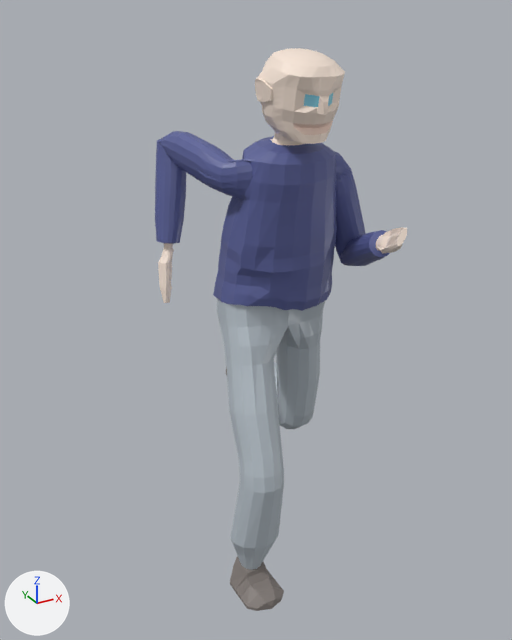
Two versions of the FBX model Assets/Models/Entities/Character_With_Rig_And_Animations.fbx, one commit apart.
Rendered twice from a 50 mm camera at (-1.074, -1.842, 1.789) aimed at (-0.047, 0.026, 0.855). The lights are fixed; the arrows at lower left show +X, +Y and +Z. Both versions are drawn at frame 136 of the action 'CINEMA_4D_Main'; the numbers are the values there.

Objects in the first picture: 'Character'.
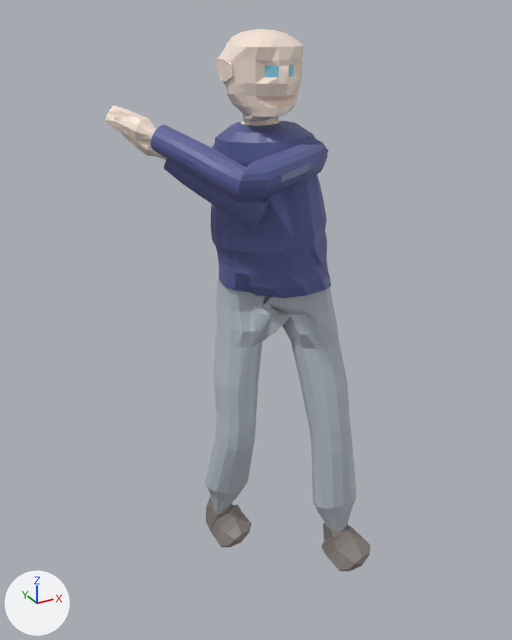
Location of each change, (x1, y1, x2, y2) in pixels of the pictures (512 x 640 px):
'Character', posed: before (155, 48, 407, 611); after (105, 29, 370, 571)
bone 'BD_Spine_01_jnt', root to tip: before (274, 280) to (285, 290); after (271, 268) to (264, 276)
bone 'R_BD_NB_Hip_jnt', root to tip: before (248, 285) to (350, 267); after (246, 266) to (349, 327)
bone 'R_BD_NB_Knee_jnt', root to tip: before (272, 472) to (339, 570); after (244, 429) to (298, 522)
bone 'R_BD_NB_Ankle_jnt', root to tip: before (257, 563) to (260, 558); after (228, 502) to (225, 499)
bone 'R_BD_NB_Ball_jnt', root to tip: before (263, 575) to (264, 549); after (233, 512) to (221, 494)
bone 'L_BD_NB_Hip_jnt', root to tip: before (296, 276) to (406, 381); after (299, 271) to (427, 306)
bone 'L_BD_NB_Knee_jnt', root to tip: before (284, 415) to (277, 491); after (320, 440) to (399, 505)
bone 'L_BD_NB_Ankle_jnt', root to tip: before (237, 353) to (241, 362); after (325, 536) to (323, 533)
bone 'L_BD_NB_Ball_jnt', root to tip: before (234, 358) to (247, 375); after (331, 547) to (321, 529)
bone 'R_BD_NB_Shoulder_jnt', root to tip: before (236, 178) to (309, 114); after (212, 154) to (299, 103)
bone 'R_BD_NB_Forearm_Twist_01_jnt', root to tip: before (170, 143) to (121, 141); after (258, 216) to (227, 258)
bone 'L_BD_NB_Shoulder_jnt', root to tip: before (332, 167) to (246, 177); after (317, 157) to (355, 257)
bone 'L_BD_NB_Forearm_Twist_01_jnt', root to tip: before (355, 256) to (396, 275); after (243, 184) to (221, 160)
bone 'BD_Head_jnt', root to tip: before (292, 130) to (335, 156); after (259, 111) to (299, 121)

Patch to the scene script:
```diff
--- a/Assets/Models/Entities/Character_With_Rig_And_Animations.fbx.py
+++ b/Assets/Models/Entities/Character_With_Rig_And_Animations.fbx.py
@@ bone_bd_spine_01_jnt @@
 bone_bd_spine_01_jnt = bpy.data.objects['Bind_null'].pose.bones['BD_Spine_01_jnt']
-bone_bd_spine_01_jnt.location = (0.2, 1.1, 4.7)
-bone_bd_spine_01_jnt.rotation_quaternion = (0.996, 0.087, 0.0, 0.0)  # degrees (10, 0, 0)
+bone_bd_spine_01_jnt.location = (-0.5, 0.2, 0.7)
+bone_bd_spine_01_jnt.rotation_quaternion = (0.906, 0.035, 0.041, 0.42)  # degrees (6, 3, 50)
@@ bone_r_bd_nb_hip_jnt @@
 bone_r_bd_nb_hip_jnt = bpy.data.objects['Bind_null'].pose.bones['R_BD_NB_Hip_jnt']  # child of 'BD_Spine_01_jnt'
-bone_r_bd_nb_hip_jnt.rotation_quaternion = (0.97, 0.24, -0.033, -0.024)  # degrees (28, -3, -4)
+bone_r_bd_nb_hip_jnt.rotation_quaternion = (0.915, 0.019, -0.031, 0.403)  # degrees (1, -4, 48)
@@ bone_r_bd_nb_knee_jnt @@
 bone_r_bd_nb_knee_jnt = bpy.data.objects['Bind_null'].pose.bones['R_BD_NB_Knee_jnt']  # child of 'R_BD_NB_Hip_jnt'
-bone_r_bd_nb_knee_jnt.rotation_quaternion = (0.991, -0.137, 0.0, 0.0)  # degrees (-16, 0, 0)
+bone_r_bd_nb_knee_jnt.rotation_quaternion = (1.0, -0.031, 0.0, 0.0)  # degrees (-4, 0, 0)
@@ bone_r_bd_nb_ankle_jnt @@
 bone_r_bd_nb_ankle_jnt = bpy.data.objects['Bind_null'].pose.bones['R_BD_NB_Ankle_jnt']  # child of 'R_BD_NB_Knee_jnt'
-bone_r_bd_nb_ankle_jnt.rotation_quaternion = (0.999, -0.017, 0.038, -0.013)  # degrees (-2, 4, -2)
+bone_r_bd_nb_ankle_jnt.rotation_quaternion = (0.967, 0.049, 0.042, -0.247)  # degrees (4, 6, -28)
@@ bone_r_bd_nb_ball_jnt @@
 bone_r_bd_nb_ball_jnt = bpy.data.objects['Bind_null'].pose.bones['R_BD_NB_Ball_jnt']  # child of 'R_BD_NB_Ankle_jnt'
-bone_r_bd_nb_ball_jnt.rotation_quaternion = (1.0, 0.0, 0.0, 0.0)  # degrees (0, 0, 0)
+bone_r_bd_nb_ball_jnt.rotation_quaternion = (0.995, -0.022, 0.099, 0.0)  # degrees (-3, 11, 0)
@@ bone_l_bd_nb_hip_jnt @@
 bone_l_bd_nb_hip_jnt = bpy.data.objects['Bind_null'].pose.bones['L_BD_NB_Hip_jnt']  # child of 'BD_Spine_01_jnt'
-bone_l_bd_nb_hip_jnt.rotation_quaternion = (0.999, -0.045, 0.021, -0.017)  # degrees (-5, 2, -2)
+bone_l_bd_nb_hip_jnt.rotation_quaternion = (0.904, 0.051, 0.045, 0.422)  # degrees (8, 2, 50)
@@ bone_l_bd_nb_knee_jnt @@
 bone_l_bd_nb_knee_jnt = bpy.data.objects['Bind_null'].pose.bones['L_BD_NB_Knee_jnt']  # child of 'L_BD_NB_Hip_jnt'
-bone_l_bd_nb_knee_jnt.rotation_quaternion = (0.79, -0.613, 0.0, 0.0)  # degrees (-76, 0, 0)
+bone_l_bd_nb_knee_jnt.rotation_quaternion = (0.998, 0.071, 0.0, 0.0)  # degrees (8, 0, 0)
@@ bone_l_bd_nb_ankle_jnt @@
 bone_l_bd_nb_ankle_jnt = bpy.data.objects['Bind_null'].pose.bones['L_BD_NB_Ankle_jnt']  # child of 'L_BD_NB_Knee_jnt'
-bone_l_bd_nb_ankle_jnt.rotation_quaternion = (0.996, -0.08, -0.029, 0.007)  # degrees (-9, -3, 1)
+bone_l_bd_nb_ankle_jnt.rotation_quaternion = (0.972, -0.098, -0.04, -0.21)  # degrees (-10, -7, -24)
@@ bone_l_bd_nb_ball_jnt @@
 bone_l_bd_nb_ball_jnt = bpy.data.objects['Bind_null'].pose.bones['L_BD_NB_Ball_jnt']  # child of 'L_BD_NB_Ankle_jnt'
-bone_l_bd_nb_ball_jnt.rotation_quaternion = (1.0, 0.0, 0.0, 0.0)  # degrees (0, 0, 0)
+bone_l_bd_nb_ball_jnt.rotation_quaternion = (0.995, -0.022, 0.099, 0.0)  # degrees (-3, 11, 0)
@@ bone_r_bd_nb_shoulder_jnt @@
 bone_r_bd_nb_shoulder_jnt = bpy.data.objects['Bind_null'].pose.bones['R_BD_NB_Shoulder_jnt']  # child of 'R_BD_Collar_Tip_jnt'
-bone_r_bd_nb_shoulder_jnt.rotation_quaternion = (0.77, 0.586, -0.151, 0.202)  # degrees (72, -28, 9)
+bone_r_bd_nb_shoulder_jnt.rotation_quaternion = (0.09, 0.251, -0.89, -0.37)  # degrees (-45, 179, 31)
@@ bone_r_bd_nb_forearm_twist_01_jnt @@
 bone_r_bd_nb_forearm_twist_01_jnt = bpy.data.objects['Bind_null'].pose.bones['R_BD_NB_Forearm_Twist_01_jnt']  # child of 'R_BD_NB_Shoulder_jnt'
-bone_r_bd_nb_forearm_twist_01_jnt.rotation_quaternion = (0.605, -0.584, 0.542, 0.0)  # degrees (-111, 41, -57)
+bone_r_bd_nb_forearm_twist_01_jnt.rotation_quaternion = (0.349, -0.687, 0.638, 0.0)  # degrees (-148, 26, -78)
@@ bone_l_bd_nb_shoulder_jnt @@
 bone_l_bd_nb_shoulder_jnt = bpy.data.objects['Bind_null'].pose.bones['L_BD_NB_Shoulder_jnt']  # child of 'L_BD_Collar_Tip_jnt'
-bone_l_bd_nb_shoulder_jnt.rotation_quaternion = (0.737, 0.096, 0.593, 0.31)  # degrees (61, 54, 80)
+bone_l_bd_nb_shoulder_jnt.rotation_quaternion = (0.451, -0.708, 0.443, 0.316)  # degrees (-138, 58, -40)
@@ bone_l_bd_nb_forearm_twist_01_jnt @@
 bone_l_bd_nb_forearm_twist_01_jnt = bpy.data.objects['Bind_null'].pose.bones['L_BD_NB_Forearm_Twist_01_jnt']  # child of 'L_BD_NB_Shoulder_jnt'
-bone_l_bd_nb_forearm_twist_01_jnt.rotation_quaternion = (0.55, -0.612, -0.568, 0.0)  # degrees (-120, -39, 63)
+bone_l_bd_nb_forearm_twist_01_jnt.rotation_quaternion = (0.768, -0.47, -0.436, 0.0)  # degrees (-76, -42, 33)
@@ bone_bd_head_jnt @@
 bone_bd_head_jnt = bpy.data.objects['Bind_null'].pose.bones['BD_Head_jnt']  # child of 'BD_Neck_jnt'
-bone_bd_head_jnt.rotation_quaternion = (1.0, 0.0, 0.0, 0.0)  # degrees (0, 0, 0)
+bone_bd_head_jnt.rotation_quaternion = (0.906, -0.035, -0.041, -0.42)  # degrees (-2, -6, -50)
@@ bone_rig_object @@
 bone_rig_object = bpy.data.objects['Chest_algn']  # the whole rig 'Chest_algn'
-bone_rig_object.location = (0.198, 57.471, 7.034)
-bone_rig_object.rotation_euler = (1.745, 0.0, 0.0)  # degrees (100, 0, 0)
+bone_rig_object.location = (-3.855, 61.775, 1.462)
+bone_rig_object.rotation_euler = (1.623, -0.873, 0.0698)  # degrees (93, -50, 4)
```
